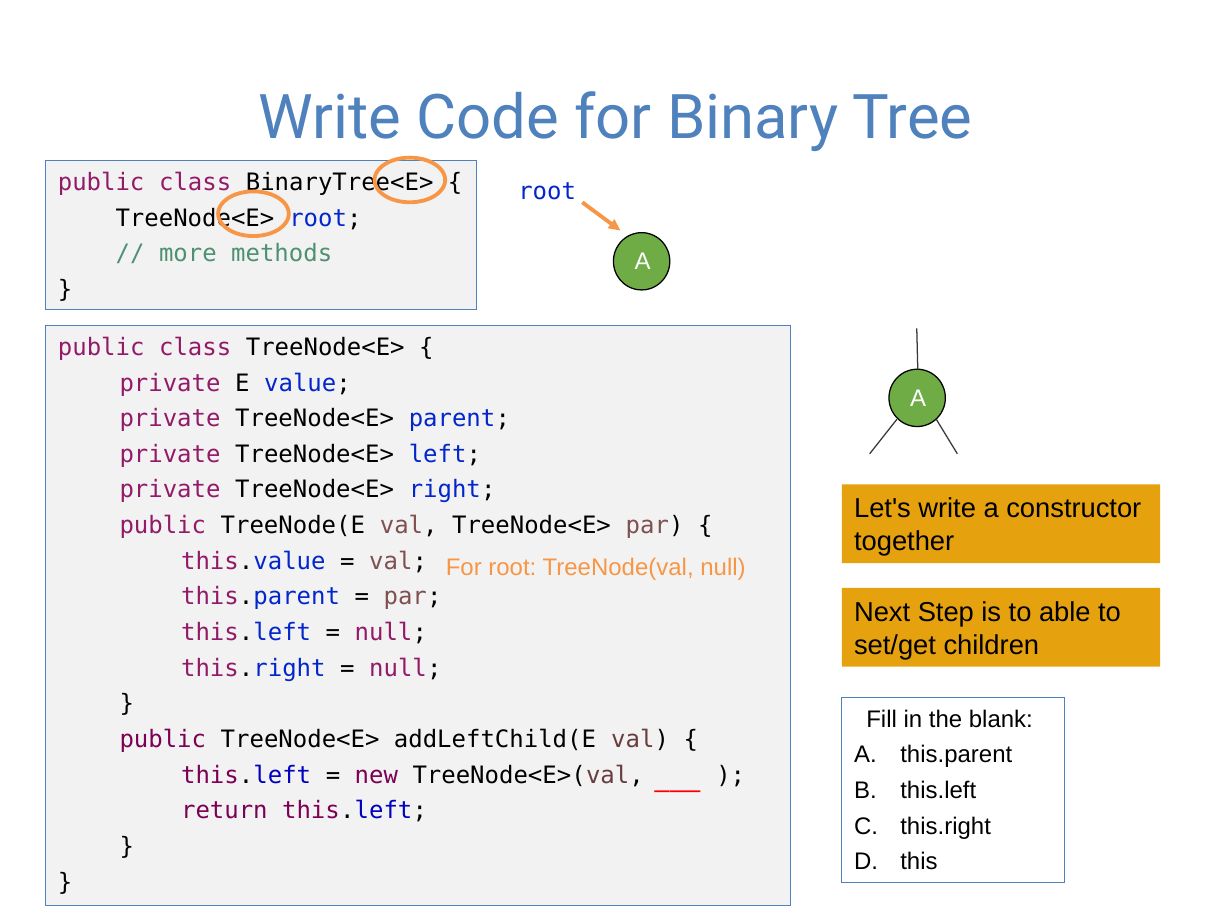
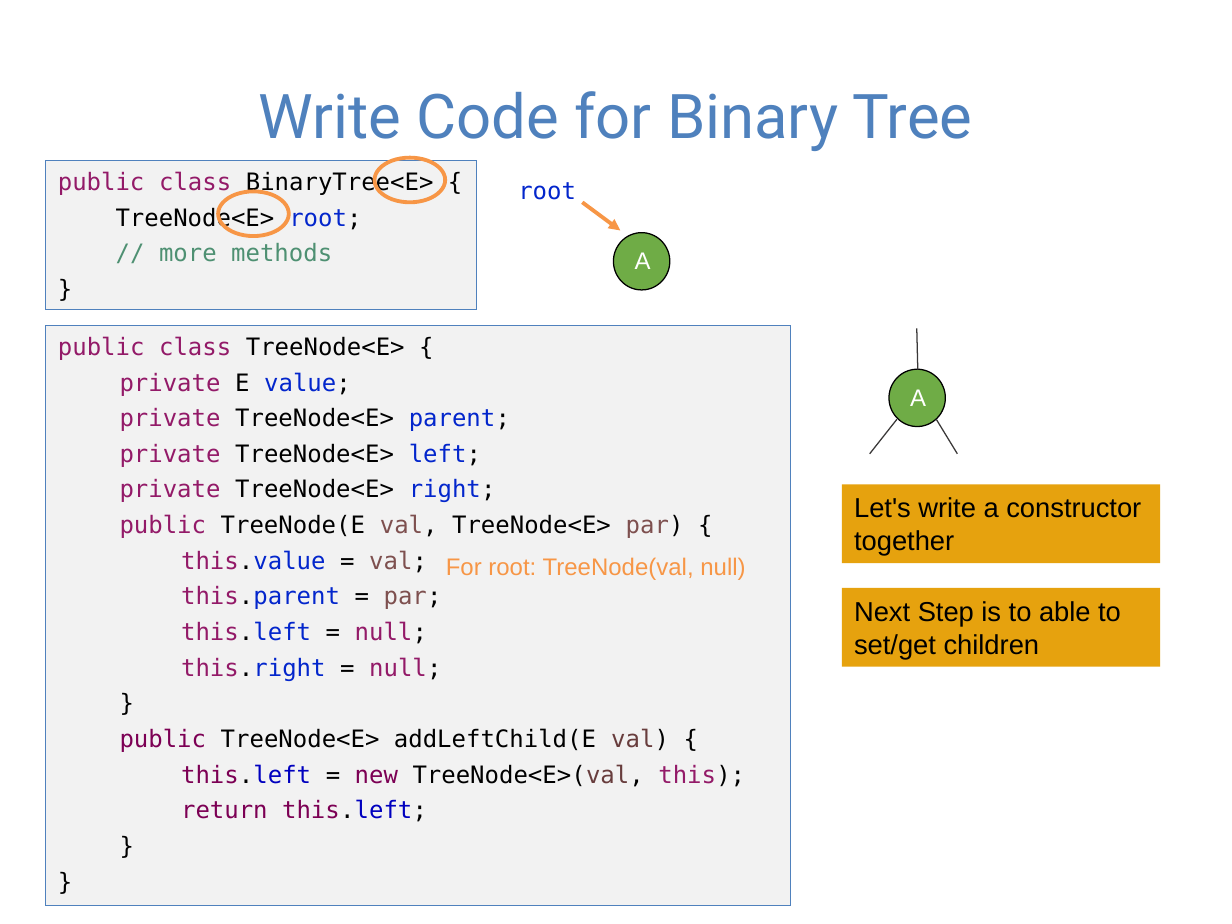
Before and after one commit to guhofstra/CSC111Fa25, a slide deck: slide 6 of PPTs/Lecture 8-binary search tree and trie.pptx. Drawn at 1232x924 pixels with LibreOffice and Linux fonts; fonts in the diff are those of the drawing. Boxes give left, top, right and bottom in pixels: in the first picture for what was removed or moved away, otherwise in the second. Text is boxed around its words. In the diff, an @@ line names an element or a change of style, - is before the commit and + after.

```diff
--- a/PPTs/Lecture 8-binary search tree and trie.pptx
+++ b/PPTs/Lecture 8-binary search tree and trie.pptx
@@ rectangle removed at (x1=841, y1=697, x2=1064, y2=882) @@
-Fill in the blank:
-A. this.parent
-B. this.left
-C. this.right
-D. this
@@ text removed at (x1=641, y1=752, x2=716, y2=801) @@
-___
```
Also in this commit, not shown: 7 other slides changed, 13 slides added, 6 other files.
